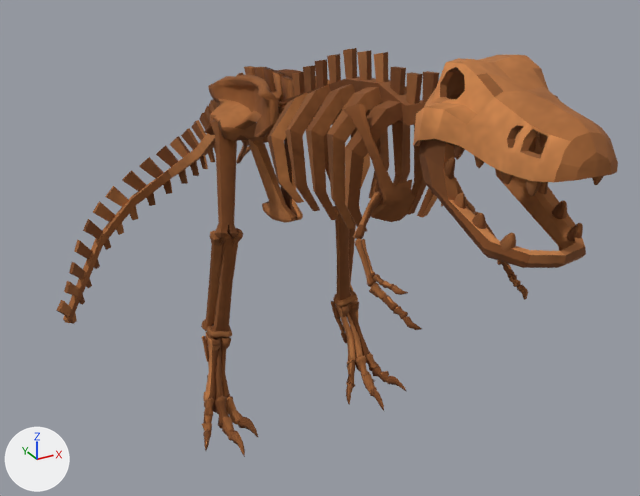
Two versions of the glTF model Game/Assets/Models/Trex/Trex.gltf, one commit apart.
Rendered twice from a 50 mm lens placed at (-4.39, -8.83, 6.42), pointed at (0.18, -0.51, 2.26). The lights are fixed; the arrows at lower left show +X, +Y and +Z. Mesh edges are drawn as thin lines on the coarser meshes. Where no turn or scale is listed for an object, it has been applied to the vertices.
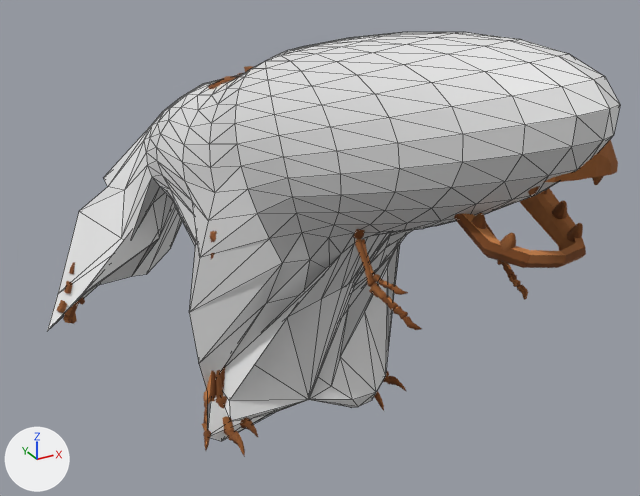
Changed parts and their boxes [x1, y1, x2, y2] in the pictures (640 x 496 px):
'COL', added
    after: [47, 32, 620, 441]
'polySurface147', unchanged, covered by the edit
    before: [56, 48, 618, 457]
    after: [56, 66, 618, 457]

What the commit changed:
Mesh me_球 is new.
It has 482 vertices, 960 faces and spans x -2.51..1.54, y -4.81..4.81, z -3.52..1.83.
Object 'COL' (ob_col) is new; it shows me_球.
Its location is (0.0, 0.0, 3.38).
